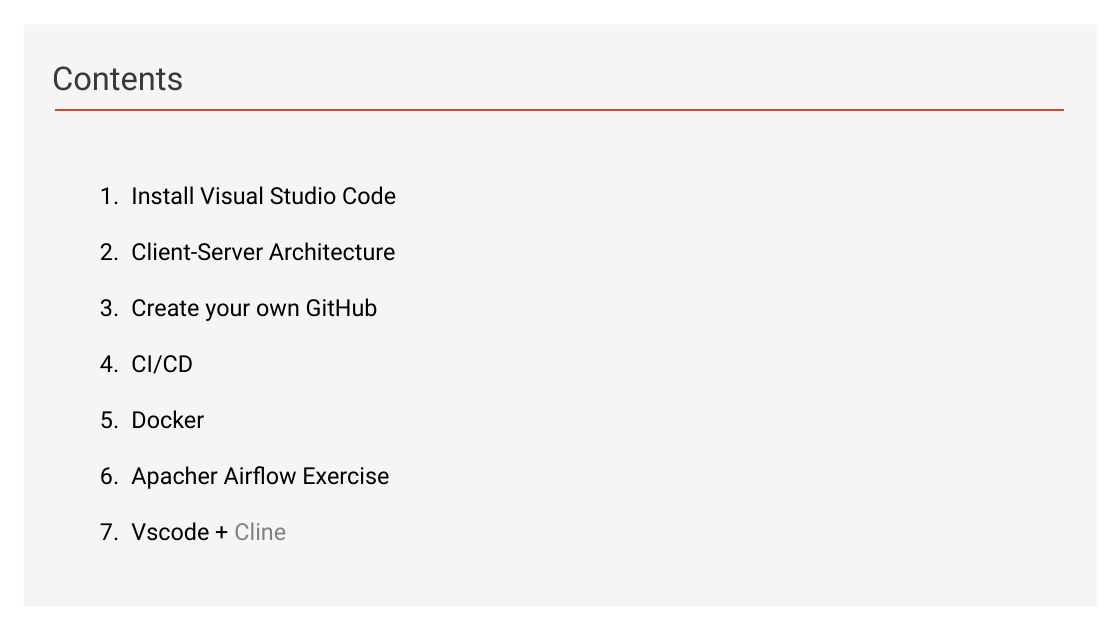
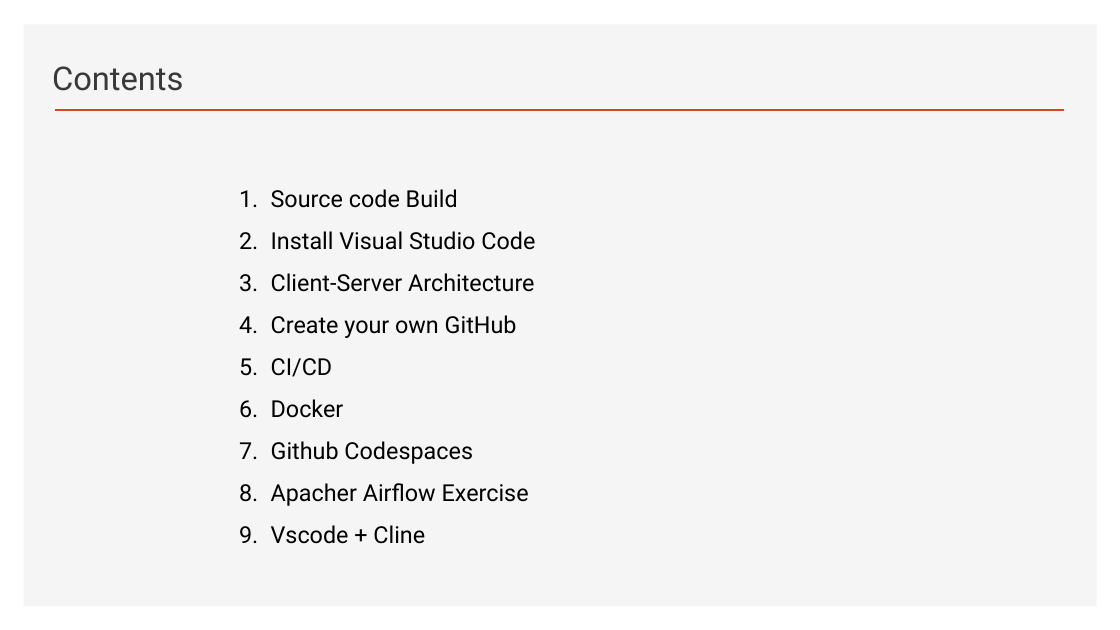
Before and after one commit to ancestor9/2026_Fall_AI-Workflow, a slide deck: slide 5 of PPTs/App Deployment.pptx. Drawn at 1120x630 pixels with LibreOffice and Linux fonts; fonts in the diff are those of the drawing; background and template pictures are left out. Boxes give left, top, right and bottom in pixels: in the first picture for what was removed or moved away, otherwise in the second. Text is boxed around its words. In the diff, an @@ line names an element or a change of style, - is before the commit and + after.

```diff
--- a/PPTs/App Deployment.pptx
+++ b/PPTs/App Deployment.pptx
@@ text "Source code Build": place and size @@
-text "Source code Build" at [131,186,396,541]
+text "Source code Build" at [271,189,535,544]
@@ text at [271,189,458,208]: paragraph added @@
+1. Source code Build
@@ text at [271,231,535,544]: text colour #808080 to #000000 in "Cline"; line spacing 2 to 1.5 @@
@@ text at [271,441,473,464]: paragraph added @@
+7. Github Codespaces
```
Also in this commit, not shown: 13 other slides changed, 30 slides added, 1 slide removed.
